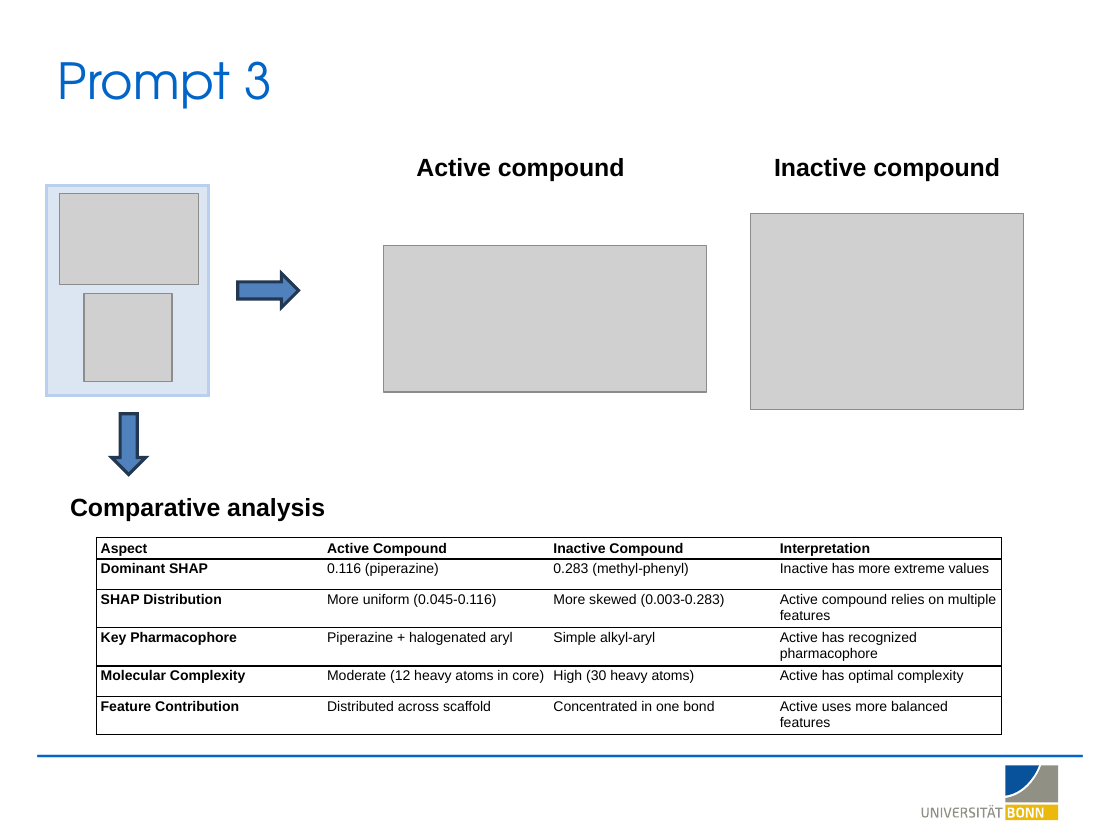
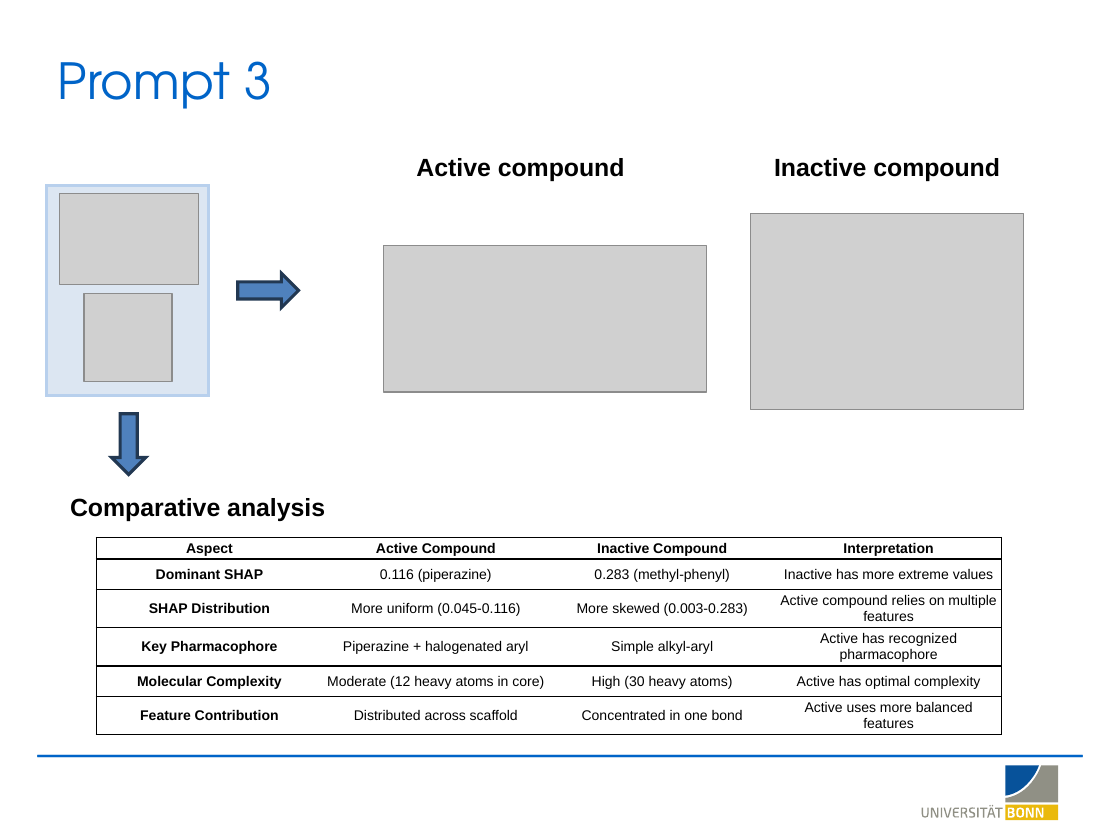
Before and after one commit to LSI-Uni-Bonn/ChemicHAL, a slide deck: slide 14 of slides/AI_Agent_Explainability.pptx (slide 16 before the commit). Drawn at 1120x840 pixels with LibreOffice and Linux fonts; fonts in the diff are those of the drawing; grey boxes stand for pictures; background and template pictures are left out. Boxes give left, top, right and bottom in pixels: in the first picture for what was removed or moved away, otherwise in the second. Text is boxed around its words. In the diff, an @@ line names an element or a change of style, - is before the commit and + after.

```diff
--- a/slides/AI_Agent_Explainability.pptx
+++ b/slides/AI_Agent_Explainability.pptx
@@ table at bbox=[96, 538, 1001, 735] @@
@@ alignment left to centre @@
```
Also in this commit, not shown: 9 other slides changed, 3 slides added, 2 slides removed.
